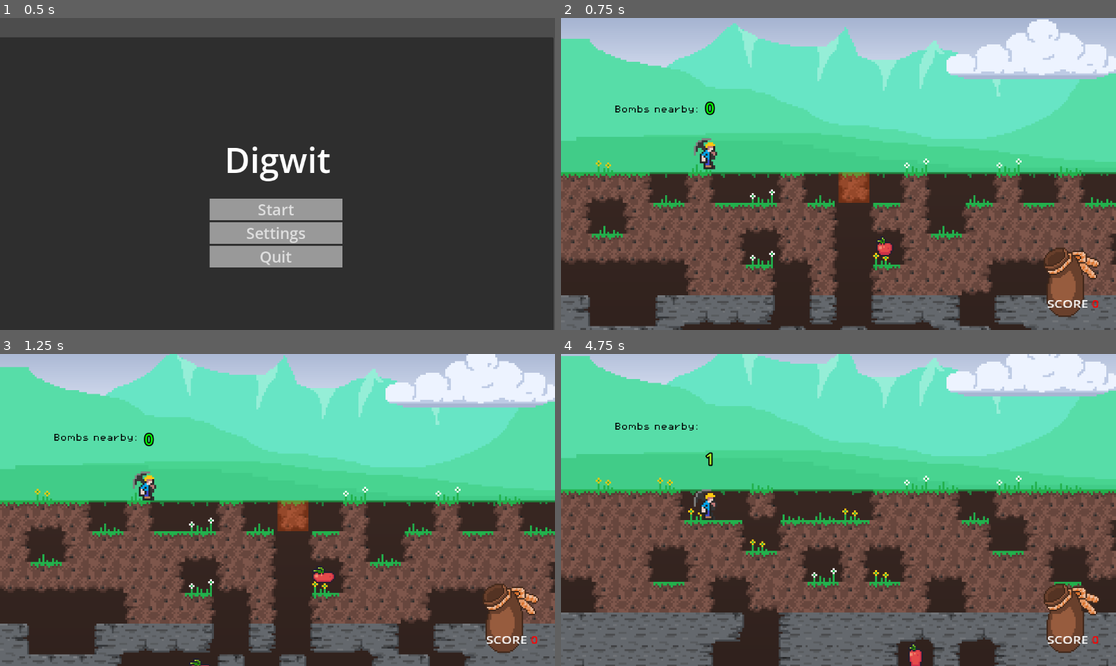
Above: before the commit, frames 1-4 (two rows, left to right).
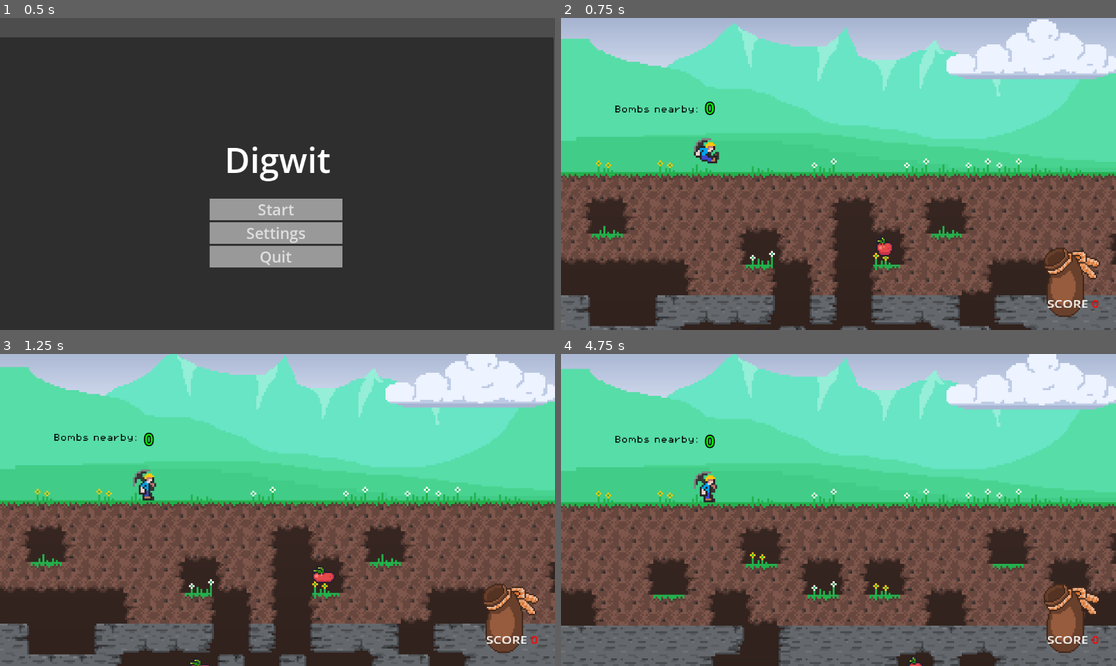
Above: after the commit, the same moments.

Repository: d-v-b/ld58
Game: Godot game, scene res://scenes/main_menu.tscn
The game is run twice, just before and just after one commit, with the same random seed, the same clock (stepped at 60 frames per second) and the same inputs.
Inputs (mouse positions are in pixels of both pictures, inside the frame that each line leads up to):
- Up to frame 1 (0.5 s): no input
- Up to frame 2 (0.75 s): click "Start" at 0.5 s
- Up to frame 3 (1.25 s): no input
- Up to frame 4 (4.75 s): move the mouse to (1077, 644) at 1.27 s; hold D (move_right) 1.28-2 s; tap X (action_die) at 1.35, 3.6 s; tap Space (action_jump) at 1.52, 3.02 s; click "Play again" at 2 s; move the mouse to (727, 525) at 2.77 s; hold D (move_right) 2.78-3.53 s; tap F (action_mine) at 2.85 s; move the mouse to (894, 441) at 3.52 s; hold A (move_left) 3.53-4.25 s; click "Play again" at 4.25 s

Frame 1 is identical in both runs. In frame 2, 7.1% of the frame differs, in the area x 14-100%, y 41-69%; in frame 3, 7.1%; in frame 4, 32%, in the area x 0-100%, y 0-100%.

Commit message:
made everything better

Diff:
--- a/Collector/scenes/player_animations.gd
+++ b/Collector/scenes/player_animations.gd
@@ -18,7 +18,7 @@
 	if player.direction != 0 and sign(player.direction) != sign(player.velocity.x):
 		new_anim = "hard_turn"
 
-	if !player.is_on_floor() and not !player.is_on_wall(): new_anim = "jump"
+	if !player.is_on_floor() and !player.is_on_wall(): new_anim = "jump"
 
 	if player.is_on_wall_only(): new_anim = "climb"
 
--- a/Collector/scripts/mining_direction.gd
+++ b/Collector/scripts/mining_direction.gd
@@ -31,6 +31,11 @@
 				continue
 
 			var cell = tile_map.grid[check_pos.y][check_pos.x]
+
+			# check same tile
+			if tile_map.position_world_to_grid(mouse_pos) != tile_map.position_world_to_grid(cell.world_position):
+				continue
+
 			if cell and cell.mining_block and cell.value != 0:
 				# Check if block is within mining range of player
 				var distance_from_player = player_pos.distance_to(cell.world_position)
--- a/Collector/scripts/world_cell.gd
+++ b/Collector/scripts/world_cell.gd
@@ -12,11 +12,13 @@
 var mining_block: MiningBlock
 var world : World2D
 var tile_map : WorldTile
-var damage_overlay: ColorRect = null
-var glow_overlay: ColorRect = null
+var damage_overlay: TextureRect = null
+var glow_overlay: TextureRect = null
 
 var tile_highlight = load("res://scenes/mining_block_selector.tscn")
 var tile_diamond = load("res://scenes/diamond.tscn")
+var damage_img = load("res://assets/damage-1.png")
+var bomb_img = load("res://assets/bomb.png")
 
 func _init(_world : World2D, _tile_map):
 	tile_map = _tile_map
@@ -95,24 +97,28 @@
 
 	# Create or update damage overlay
 	if damage_overlay == null:
-		damage_overlay = ColorRect.new()
+		damage_overlay = TextureRect.new()
+		damage_overlay.texture = damage_img
+
 		damage_overlay.size = Vector2(64, 64)
 		damage_overlay.position = world_position - Vector2(32, 32)
 		damage_overlay.mouse_filter = Control.MOUSE_FILTER_IGNORE
 		tile_map.add_child(damage_overlay)
 
 	# Darken the tile based on damage (more damage = darker)
-	var darkness = damage_percentage * 0.6  # Max 60% darkness
-	damage_overlay.color = Color(0, 0, 0, darkness)
+	#var darkness = damage_percentage * 0.6  # Max 60% darkness
+	#damage_overlay.color = Color(0, 0, 0, darkness)
 
 func set_glow(should_glow: bool) -> void:
 	if should_glow:
 		if glow_overlay == null:
-			glow_overlay = ColorRect.new()
+			#glow_overlay = ColorRect.new()
+			glow_overlay = TextureRect.new()
+			glow_overlay.texture = bomb_img
 			glow_overlay.size = Vector2(64, 64)
 			glow_overlay.position = world_position - Vector2(32, 32)
 			glow_overlay.mouse_filter = Control.MOUSE_FILTER_IGNORE
-			glow_overlay.color = Color(1, 0.3, 0, 0.3)  # Orange glow
+
 			tile_map.add_child(glow_overlay)
 	else:
 		if glow_overlay:
--- a/Collector/scripts/world_tile.gd
+++ b/Collector/scripts/world_tile.gd
@@ -30,6 +30,10 @@
 				_cell.value = _material
 				if rand_value < DENSITY_HOLE + DENSITY_BOMB:
 					_cell.is_bomb = true
+
+			if (y == 0):
+				_cell.is_bomb = false
+				_cell.value = 1
 
 			_cell.position = Vector2i(x, y)
 			_cell.world_position = position_grid_to_world(_cell.position)
@@ -90,18 +94,22 @@
 	var x = cell.position.x
 	var y = cell.position.y
 
-	if (x > 0):
-		update_cell(grid[y][x-1])
-		update_bomb_glow(grid[y][x-1])
-	if (x < _size.x-1):
-		update_cell(grid[y][x+1])
-		update_bomb_glow(grid[y][x+1])
-	if (y > 0):
-		update_cell(grid[y-1][x])
-		update_bomb_glow(grid[y-1][x])
-	if (y < _size.y-1):
-		update_cell(grid[y+1][x])
-		update_bomb_glow(grid[y+1][x])
+	var adjacent_positions = [
+		Vector2i(x - 1, y),  # left
+		Vector2i(x + 1, y),  # right
+		Vector2i(x, y - 1),  # top
+		Vector2i(x, y + 1),  # bottom
+		Vector2i(x - 1, y - 1),  # left
+		Vector2i(x + 1, y + 1),  # right
+		Vector2i(x + 1, y - 1),  # top
+		Vector2i(x - 1, y + 1),  # bottom
+	]
+
+	for pos in adjacent_positions:
+		if pos.x < 0 or pos.x >= _size.x or pos.y < 0 or pos.y >= _size.y:
+			continue
+		update_cell(grid[pos.y][pos.x])
+		update_bomb_glow(grid[pos.y][pos.x])
 
 
 func update_cell(cell: WorldCell) -> void:
@@ -240,16 +248,18 @@
 		Vector2i(x + 1, y),  # right
 		Vector2i(x, y - 1),  # top
 		Vector2i(x, y + 1),  # bottom
+		Vector2i(x - 1, y - 1),  # left
+		Vector2i(x + 1, y + 1),  # right
+		Vector2i(x + 1, y - 1),  # top
+		Vector2i(x - 1, y + 1),  # bottom
 	]
 
 	for pos in adjacent_positions:
-		# Skip if out of bounds
 		if pos.x < 0 or pos.x >= _size.x or pos.y < 0 or pos.y >= _size.y:
 			continue
 
 		var adjacent_cell = grid[pos.y][pos.x]
-		# If there's a non-bomb, non-air block adjacent, it's not isolated
-		if adjacent_cell.value != 0 and not adjacent_cell.is_bomb:
+		if (adjacent_cell.value != 0 and adjacent_cell.value != -1)and not adjacent_cell.is_bomb:
 			return false
 
 	return true
@@ -260,6 +270,7 @@
 
 	var isolated = is_bomb_isolated(cell)
 	cell.set_glow(isolated)
+
 
 func reveal_all_bombs() -> void:
 	for y in _size.y:
Not shown, added: Collector/assets/audio/coin_bag_1.wav.import
Not shown, added: Collector/assets/audio/coin_bag_2.wav.import
Not shown, added: Collector/assets/audio/coin_bag_3.wav.import
Not shown, added: Collector/assets/audio/coin_bag_4.wav.import
Not shown, added: Collector/assets/audio/coin_bag_5.wav.import
Not shown, added: Collector/assets/audio/coin_bag_6.wav.import
Not shown, added: Collector/assets/audio/coin_bag_7.wav.import
Binary file added: Collector/assets/bomb.png
Not shown, added: Collector/assets/bomb.png.import
Binary file changed: Collector/assets/char_mining_anim.png
Binary file added: Collector/assets/damage-1.png
Not shown, added: Collector/assets/damage-1.png.import
(and 1 more such lines)
